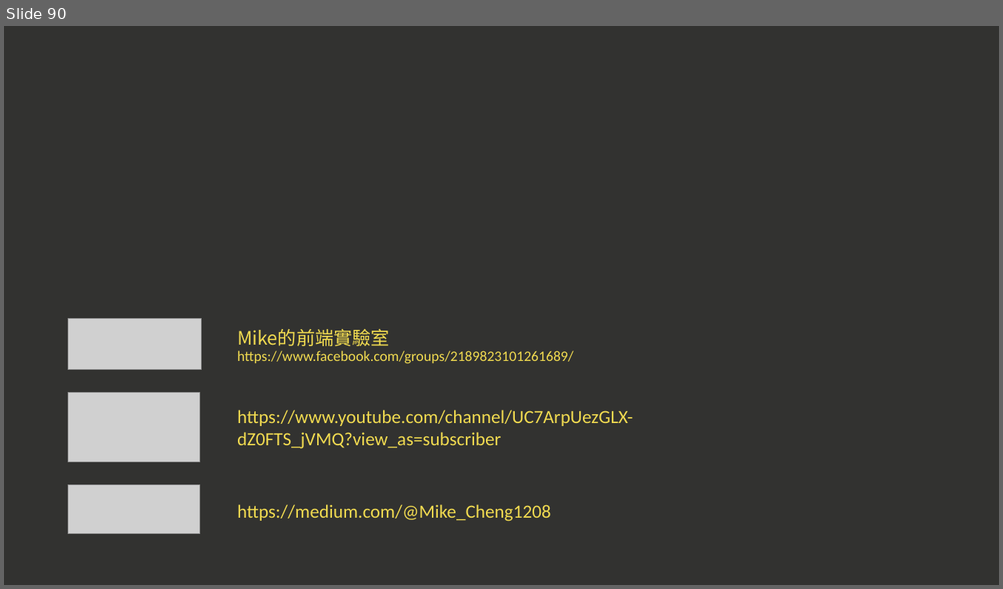
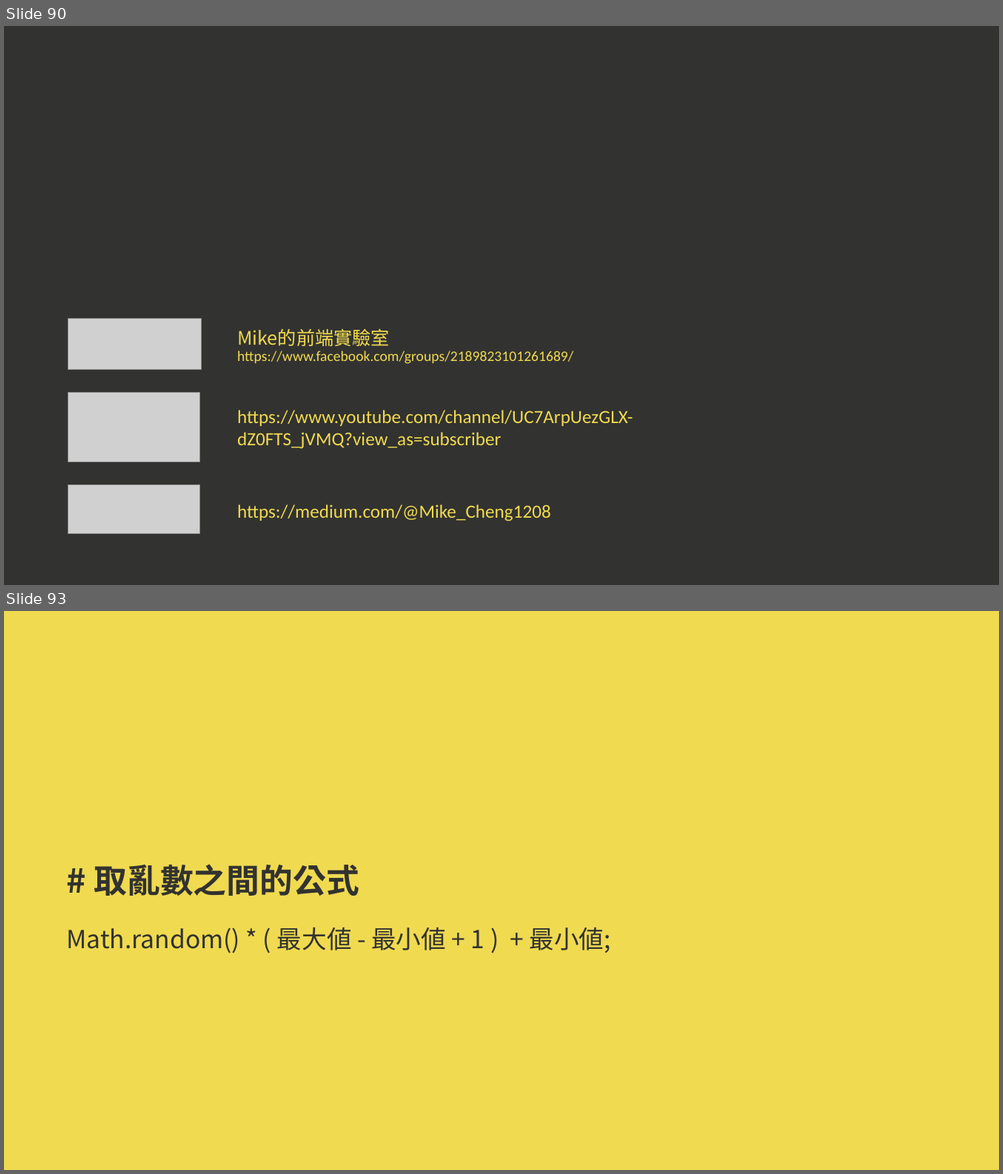
Before and after one commit to a23246542/JS_course_beginner_example, a slide deck: 現代 JavaScript 職人之路｜入門篇.pptx. Shown one above the other, each under a label of ours: slide 90 before the commit, slides 90 and 93 after it; the slides between them are not shown. The pictures are 1003x589 and 1003x1174 pixels, drawn with LibreOffice and Linux fonts; fonts in the diff are those of the drawing; grey boxes stand for pictures. Boxes give left, top, right and bottom in pixels: in the first picture for what was removed or moved away, otherwise in the second. Text is boxed around its words. In the diff, an @@ line names an element or a change of style, - is before the commit and + after.

```diff
--- a/現代 JavaScript 職人之路｜入門篇.pptx
+++ b/現代 JavaScript 職人之路｜入門篇.pptx
@@ slide 93 added at [4,611,999,1170], background #F0DA50 @@
@@ title added at [94,864,359,896], 32 pt, text #323230, bold @@
+# 取亂數之間的公式
@@ text added at [67,928,611,954], 24 pt, text #323230 @@
+Math.random() * ( 最大値 - 最小値 + 1 ) + 最小値;
```
Also in this commit, not shown: 4 other slides added, 1 other file.
